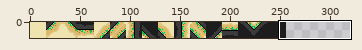
Sprite sheet, stored at marchingsquares.png. The picture above shows the old version from afar; the outline marks the close-up.
Close-up. Before:
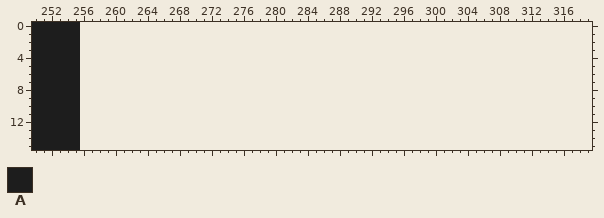
The file is 256x16 pixels. Shown: x 250..319, y 0..15. The old version is drawn lined up with the new one, on the new canvas.
Palette (. is transparent): A #1d1d1d
Pixels before, first column x 250:
 0 AAAAAA
 1 AAAAAA
 2 AAAAAA
 3 AAAAAA
 4 AAAAAA
 5 AAAAAA
 6 AAAAAA
 7 AAAAAA
 8 AAAAAA
 9 AAAAAA
10 AAAAAA
11 AAAAAA
12 AAAAAA
13 AAAAAA
14 AAAAAA
15 AAAAAA
New version:
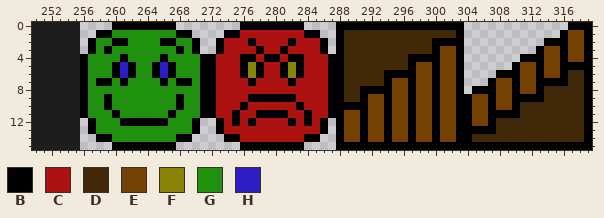
Colours new in this view: B #000000  C #ad1212  D #412809  E #734202  F #8a8509  G #1f910f  H #2c1cc4
Change:
canvas 256x16 -> 320x16
Changed rows in their new state; - is an unchanged pixel.
first column x 256:
 0 ----BBBBBBBB--------BBBBBBBB----BBBBBBBBBBBBBBBB-------------BBB
 1 --BBGGGGGGGGBB----BBCCCCCCCCBB--BDDDDDDDDDDDDDDB------------BEEB
 2 -BGGBBGGGGBBGGB--BCCCBCCCCBCCCB-BDDDDDDDDDDDBBBB----------BBBEEB
 3 -BGBGGGGGGGGBGB--BCCCCBCCBCCCCB-BDDDDDDDDDDDBEEB---------BEEBEEB
 4 BGGGGBGGGGBGGGGBBCCCBBCBBCBBCCCBBDDDDDDDDBBBBEEB-------BBBEEBEEB
 5 BGGGBHBGGBHBGGGBBCCCBFBCCBFBCCCBBDDDDDDDDBEEBEEB------BEEBEEBBBB
 6 BGGGBHBGGBHBGGGBBCCCBFBCCBFBCCCBBDDDDDBBBBEEBEEB----BBBEEBEEBDDB
 7 BGBBGBGGGGBGBBGBBCCCCBCCCCBCCCCBBDDDDDBEEBEEBEEB---BEEBEEBBBBDDB
 8 BGGGGGGGGGGGGGGBBCCCCCCCCCCCCCCBBDDBBBBEEBEEBEEB-BBBEEBEEBDDDDDB
 9 BGGBGGGGGGGGBGGBBCCCCBBBBBBCCCCBBDDBEEBEEBEEBEEBBEEBEEBBBBDDDDDB
10 BGGBGGGGGGGGBGGBBCCCBCCCCCCBCCCBBBBBEEBEEBEEBEEBBEEBEEBDDDDDDDDB
11 BGGGBGGGGGGBGGGBBCCBCCBBBBCCBCCBBEEBEEBEEBEEBEEBBEEBBBBDDDDDDDDB
12 -BGGGBBBBBBGGGB--BCBCBCCCCBCBCB-BEEBEEBEEBEEBEEBBEEBDDDDDDDDDDDB
13 -BGGGGGGGGGGGGB--BCCCCCCCCCCCCB-BEEBEEBEEBEEBEEBBBBBDDDDDDDDDDDB
14 --BBGGGGGGGGBB----BBCCCCCCCCBB--BEEBEEBEEBEEBEEBBDDDDDDDDDDDDDDB
15 ----BBBBBBBB--------BBBBBBBB----BBBBBBBBBBBBBBBBBBBBBBBBBBBBBBBB
